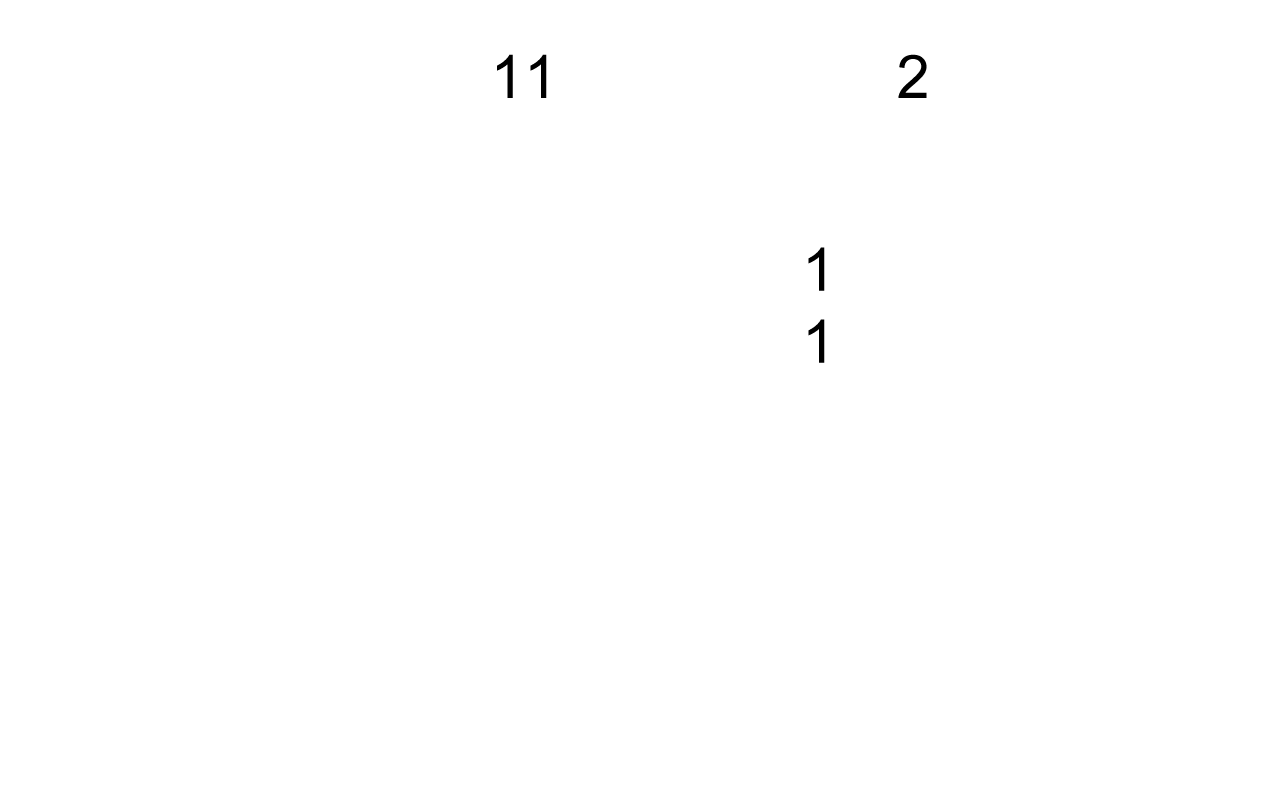
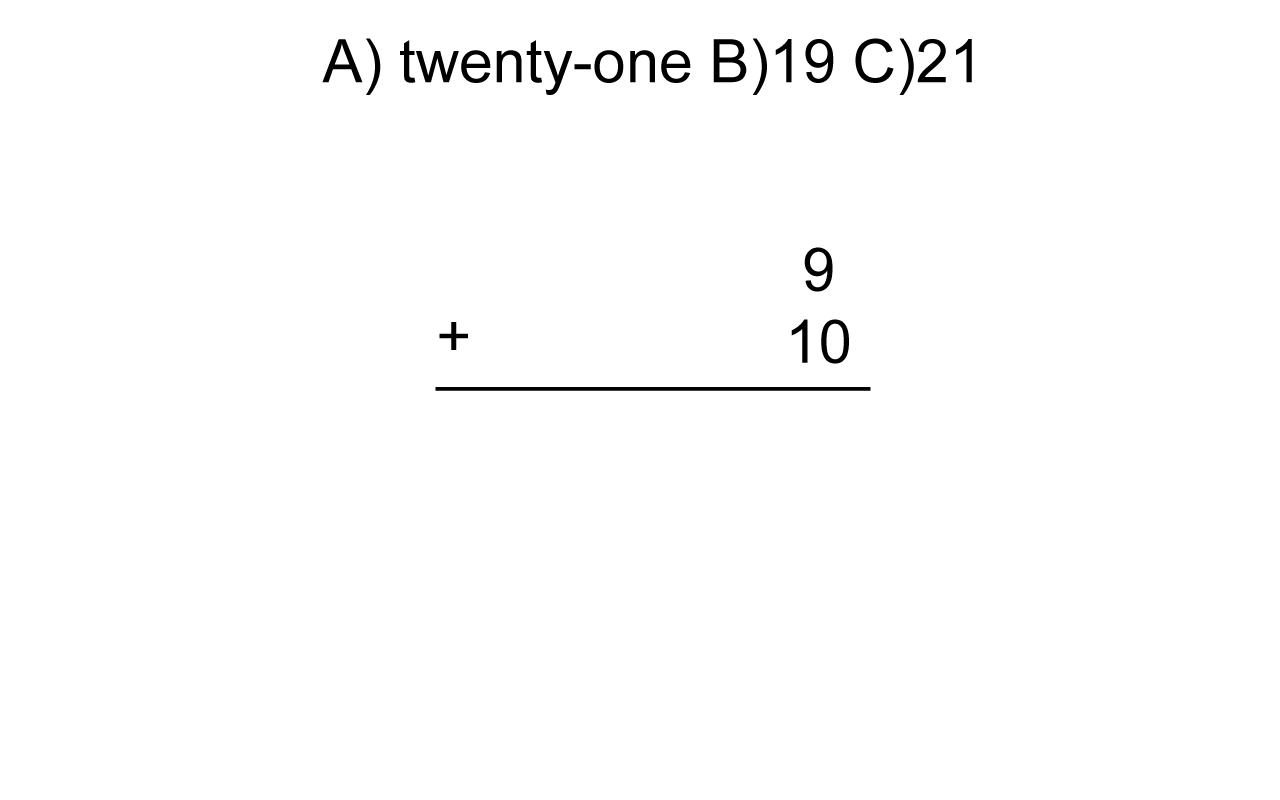
The second w=1280, h=800 image is a revision of the first. Changes to its layers:
renamed "2" to "A) twenty-one B)19 C)21", moved it above "9 10", painted on it over <box>322,38,972,98</box>
removed layer "11" over <box>497,54,547,98</box>
renamed "1 1" to "9 10", painted on it over <box>791,247,849,364</box>
added layer "+" above "_____________" over <box>439,322,468,350</box>
added layer "_____________" over <box>435,387,871,391</box>
